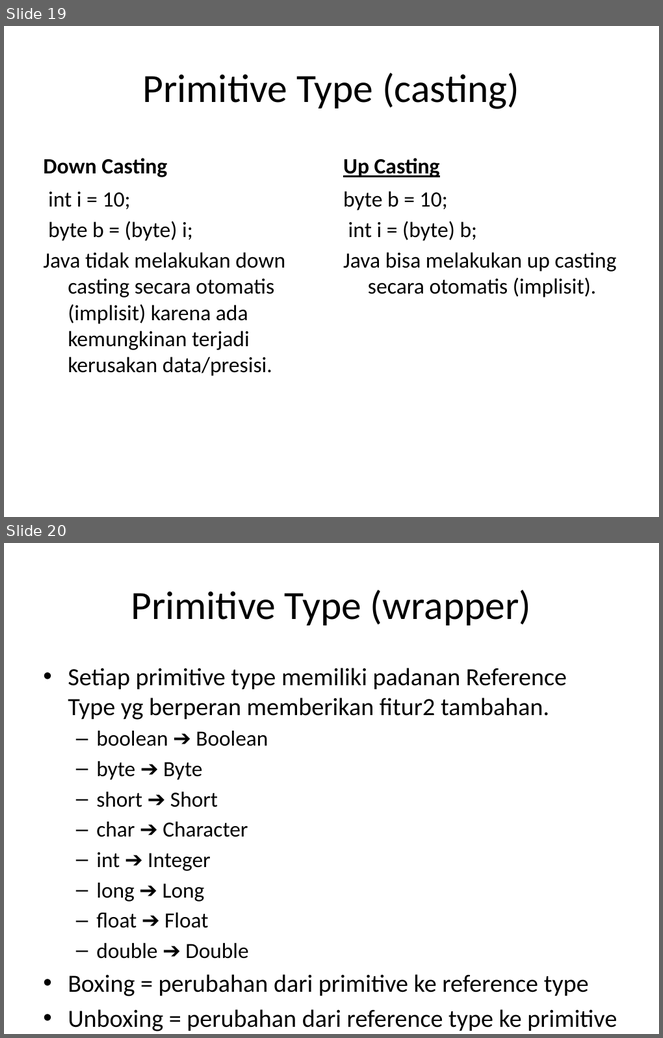
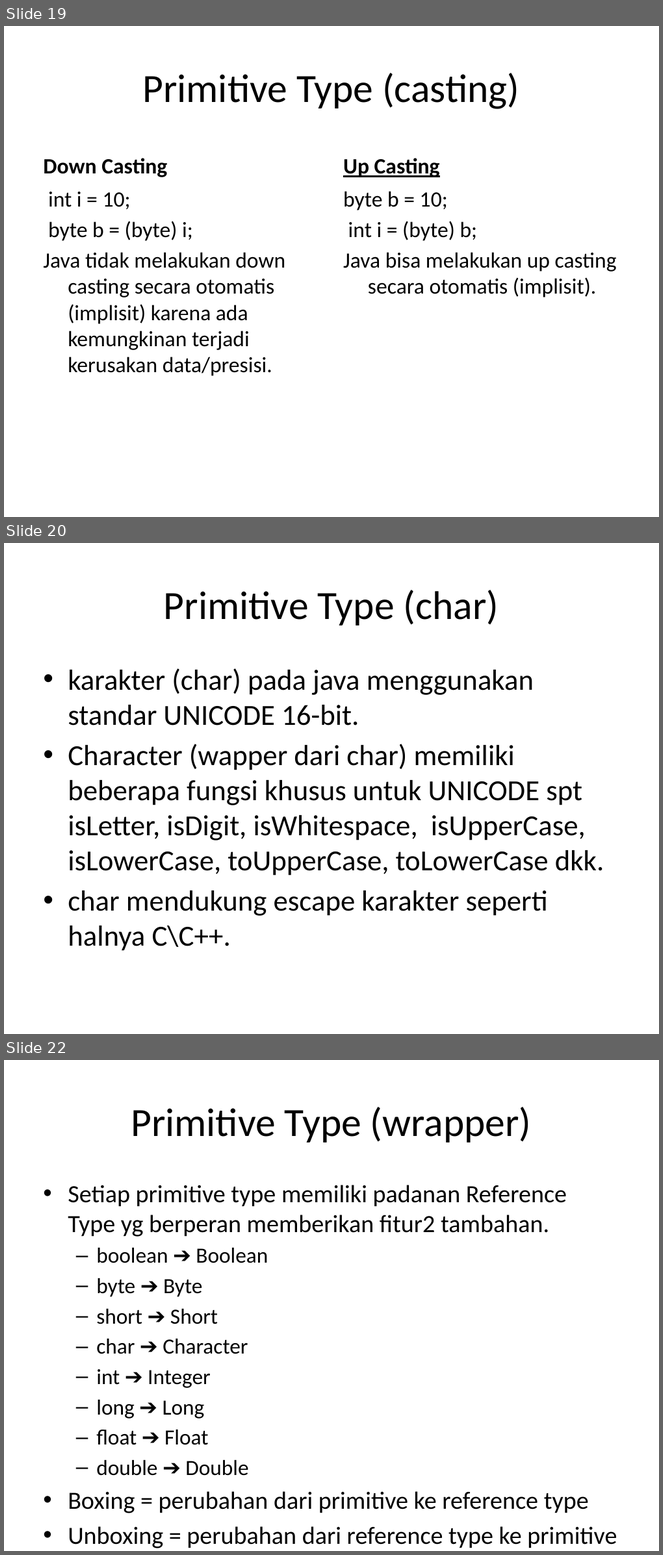
Before and after one commit to milhcbt/oot-aide, a slide deck: src/main/resources/Dasar-Dasar Pemograman Java.pptx. Shown one above the other, each under a label of ours: slides 19 and 20 before the commit, slides 19, 20 and 22 after it; the slides between them are not shown. The pictures are 663x1038 and 663x1555 pixels, drawn with LibreOffice and Linux fonts; fonts in the diff are those of the drawing. Boxes give left, top, right and bottom in pixels: in the first picture for what was removed or moved away, otherwise in the second. Text is boxed around its words. In the diff, an @@ line names an element or a change of style, - is before the commit and + after.

```diff
--- a/src/main/resources/Dasar-Dasar Pemograman Java.pptx
+++ b/src/main/resources/Dasar-Dasar Pemograman Java.pptx
@@ slide 20 added at (4,543,659,1034), background #FFFFFF @@
@@ title added at (164,590,499,626), 44 pt, text #000000 @@
+Primitive Type (char)
@@ text added at (68,668,604,951), 32 pt, text #000000 @@
+• karakter (char) pada java menggunakan standar UNICODE 16-bit.
+• Character (wapper dari char) memiliki beberapa fungsi khusus untuk UNICODE spt isLetter, isDigit, isWhitespace, isUpperCase, isLowerCase, toUpperCase, toLowerCase dkk.
+• char mendukung escape karakter seperti halnya C\C++.
@@ what was slide 20 is now slide 22 @@
```
Also in this commit, not shown: 32 other slides added, 1 slide removed, 29 other files.
